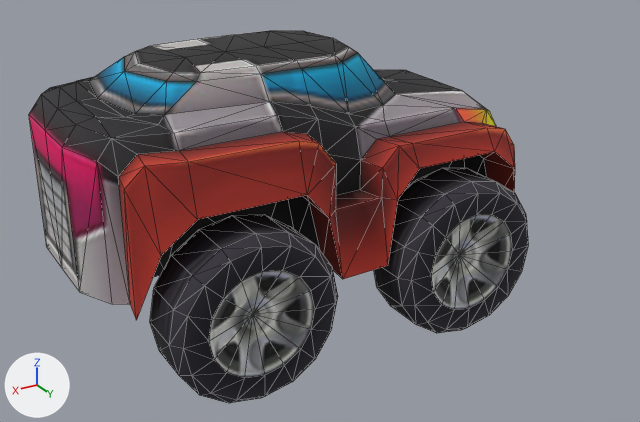
The FBX model res/bolide/anim_run.FBX: old version first, new version second.
The view is the same before and after, from a camera (50 mm lens) standing at (0.58, 0.836, 0.513) and looking at (0.083, 0.008, 0.099). Lighting does not change. The marker at lower left points along +X, +Y and +Z. Both versions are drawn at frame 10 of the action 'model'; the numbers are the values there. Mesh edges are drawn as thin lines.
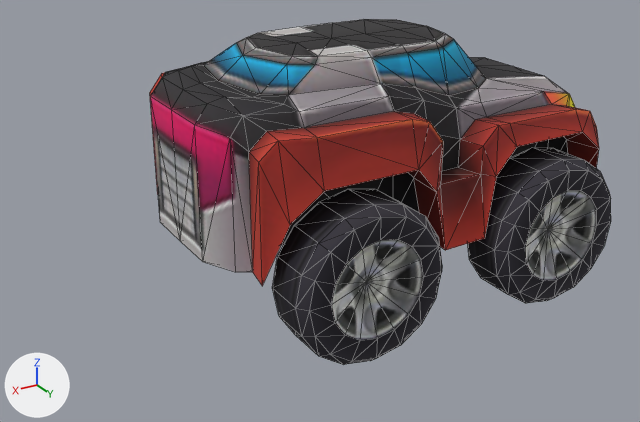
The change, as a list of edits to the scene's bpy script:
```text
Add me_mesh_1:
    me_mesh_1.from_pydata(...)  # 82 vertices, 160 faces; spans x -0.089..0.089, y -0.037..0.037, z -0.089..0.089
    me_mesh_1.materials.append(mat_bolide)  # picture img_texture01_jpg
Add me_mesh_001_1:
    me_mesh_001_1.from_pydata(...)  # 82 vertices, 160 faces; spans x -0.089..0.089, y -0.037..0.037, z -0.089..0.089
    me_mesh_001_1.materials.append(mat_bolide)  # picture img_texture01_jpg
Change ob_box004:
    ob_box004.location: (0.0, 0.0, 0.0217) -> (-0.13, 0.0, 0.0217)
Remove ob_object011:
    ob_object011 = bpy.data.objects.new('Object011', me_mesh_004)
    ob_object011.location = (0.0037, 0.1557, 0.0891)
    ob_object011.rotation_euler = (0.0, 3.142, 0.0)  # degrees (0, 180, 0)
Remove ob_object010:
    ob_object010 = bpy.data.objects.new('Object010', me_mesh_002)
    ob_object010.location = (0.2551, 0.1557, 0.0891)
    ob_object010.rotation_euler = (0.0, 3.142, 0.0)  # degrees (0, 180, 0)
Add ob_wheel04:
    ob_wheel04 = bpy.data.objects.new('wheel04', me_mesh_1)
    ob_wheel04.parent = ob_root
    ob_wheel04.location = (0.125, 0.156, 0.0891)
    ob_wheel04.rotation_euler = (0.0, 3.142, 0.0)  # degrees (0, 180, 0)
Add ob_root:
    ob_root = bpy.data.objects.new('Root', None)
    ob_root.location = (0.0, 0.0, 0.0)
Add ob_wheel03:
    ob_wheel03 = bpy.data.objects.new('wheel03', me_mesh_001_1)
    ob_wheel03.parent = ob_root
    ob_wheel03.location = (-0.126, 0.156, 0.0891)
    ob_wheel03.rotation_euler = (0.0, 3.142, 0.0)  # degrees (0, 180, 0)
```

Location of each change, (x1, y1, x2, y2) in pixels of the pictures (640 x 422 px):
'Box004', moved: before (29, 30, 515, 320); after (150, 19, 599, 286)
'Object010', deleted: before (150, 214, 338, 403)
'wheel04', added: after (272, 189, 442, 365)
'Object011', deleted: before (374, 167, 528, 333)
'wheel03', added: after (468, 147, 611, 303)
